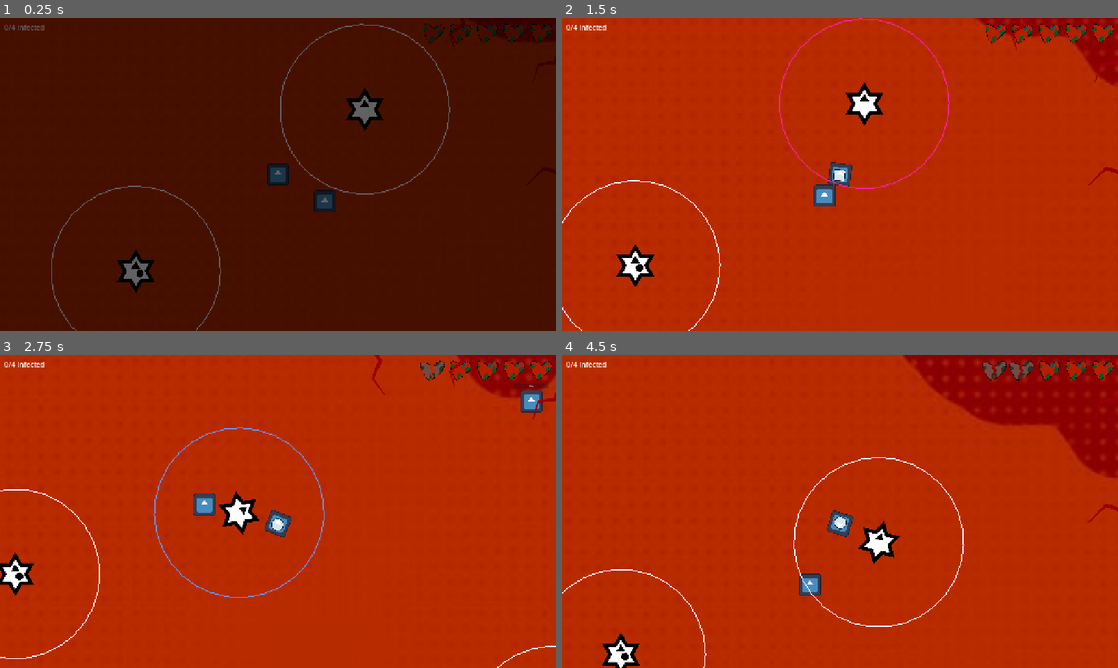
Above: before the commit, frames 1-4 (two rows, left to right).
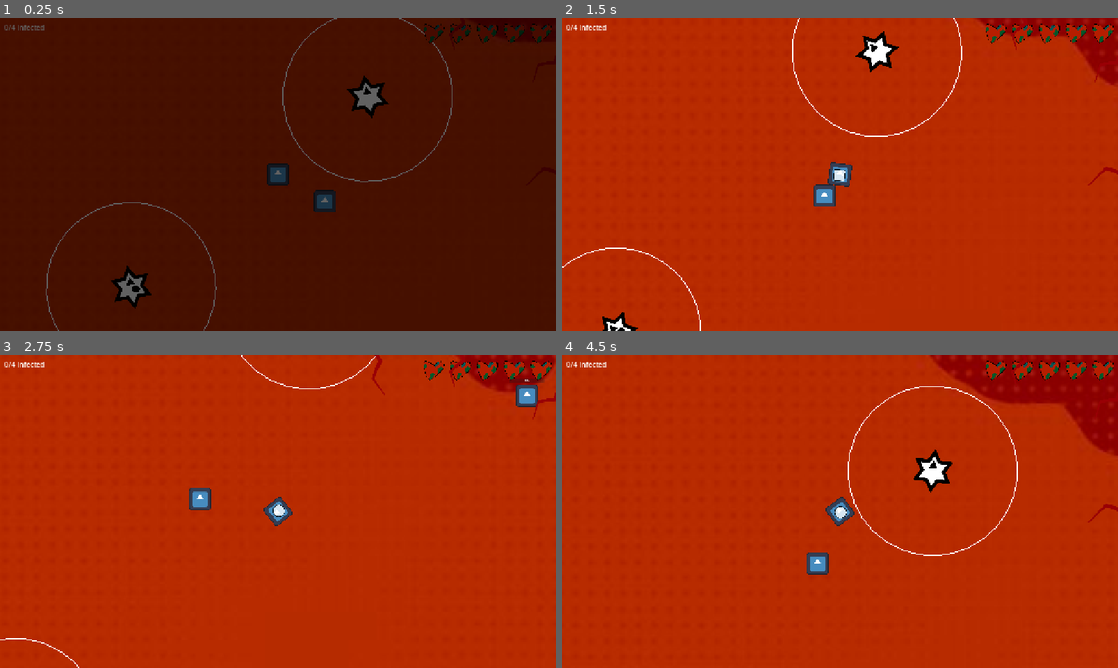
Above: after the commit, the same moments.

Repository: MarkusSecundus/GlobalJam_2026
Game: Godot game, scene res://maps/test_map.tscn
Same seed, same stepped clock (60 frames per second), same inputs: the game is played once before the commit and once after it. The engine's default icon, where the game draws it, is replaced by a stand-in: a white triangle on a blue panel in a dark square.
Inputs:
- Up to frame 1 (0.25 s): no input
- Up to frame 2 (1.5 s): hold D (Right) 0.53-1.28 s; tap 1 (Mask1) at 0.6 s; hold S (Down) from 1.28 s (still down); tap 2 (Mask2) at 1.35 s
- Up to frame 3 (2.75 s): release S (Down) at 2.03 s; hold D (Right) from 2.03 s (still down); tap 3 (Mask3) at 2.1 s
- Up to frame 4 (4.5 s): release D (Right) at 2.78 s; hold W (Up) 2.78-3.53 s; tap 1 (Mask1) at 2.85 s; hold A (Left) from 3.53 s (still down); tap 2 (Mask2) at 3.6 s; tap 3 (Mask3) at 4.35 s

The runs differ from the first frame. In frame 1, 2.3% of the frame differs, in the area x 8-82%, y 0-100%; in frame 2, 2.5%; in frame 3, 3.2%; in frame 4, 6.3%, in the area x 0-100%, y 0-100%.

Commit message:
enemy movement

Diff:
--- a/prefabs/enemy.gd
+++ b/prefabs/enemy.gd
@@ -1,12 +1,20 @@
 extends RigidBody2D
 
-var ATTACK_IMPULSE = 1000.0
+var ATTACK_IMPULSE_MAGNITUDE = 1000.0
 var ATTACK_DIR_VARIABILITY = 300.0
 var AGGRO_GAIN_SPEED_SLOW = 1.0/1.75
 var AGGRO_GAIN_SPEED_FAST = 1.0/0.67
 var AGGRO_LOSE_SPEED = 1.0 / 2.0
 var AGGRO_COOLDOWN_AFTER_ATTACK = 0.075
 var AGGRO_COOLDOWN_AFTER_HIT = 0.467
+
+const RANDOM_MOVE_PERIOD_MIN: float = 0.15
+const RANDOM_MOVE_PERIOD_MAX: float = 2.0
+var random_move_timeout: float = 0.0
+
+const RANDOM_MOVE_MAGNITUDE_MIN: float = 300.0
+const RANDOM_MOVE_MAGNITUDE_MAX: float = 500.0
+var random_move_impulse: Vector2 = Vector2.ZERO
 
 # if nonzero = moving towards the player
 var attack_dir: Vector2 = Vector2.ZERO
@@ -31,7 +39,7 @@
 func _physics_process(delta: float) -> void:
 	if attack_dir.length_squared() > 0:
 		apply_central_impulse(-self.linear_velocity) # kill any velocity we had
-		apply_central_impulse(ATTACK_IMPULSE * attack_dir)
+		apply_central_impulse(ATTACK_IMPULSE_MAGNITUDE * attack_dir)
 
 		if detected_player is RigidBody2D: # paranoid null check
 			# add player velocity for "smartness"
@@ -43,7 +51,12 @@
 		apply_torque_impulse(10000.0)
 
 		attack_dir = Vector2.ZERO
-	pass
+
+	if random_move_impulse.length_squared() > 0.0:
+		apply_impulse(random_move_impulse)
+		apply_torque_impulse(-3000.0)
+		random_move_impulse = Vector2.ZERO
+		pass
 
 func _draw() -> void:
 	var col = lerp(Color.WHITE, Color.DEEP_PINK, aggro_level)
@@ -53,6 +66,15 @@
 			$PlayerDetectArea/CollisionShape2D.shape.radius,
 			0, TAU, 32, col)
 	pass
+
+func maybe_do_random_movement(dt: float) -> void:
+	random_move_timeout -= dt
+
+	if random_move_timeout <= 0.0:
+		random_move_timeout += randf_range(RANDOM_MOVE_PERIOD_MIN, RANDOM_MOVE_PERIOD_MAX)
+
+		var dir: Vector2 = (self.linear_velocity.normalized() + 0.95 * Vector2.from_angle(randf_range(0.0, TAU))).normalized()
+		random_move_impulse = randf_range(RANDOM_MOVE_MAGNITUDE_MIN, RANDOM_MOVE_MAGNITUDE_MAX) * dir
 
 func get_aggro_gain_speed() -> float:
 	if GameState.player_mask == 0:
@@ -84,6 +106,11 @@
 		aggro_level = 0.0
 		aggro_cooldown = AGGRO_COOLDOWN_AFTER_ATTACK
 
+	if detected_player:
+		random_move_timeout = RANDOM_MOVE_PERIOD_MAX
+
+	maybe_do_random_movement(delta)
+
 
 func _on_player_detect_area_body_entered(body: Node2D) -> void:
 	# do I need to use Jakub's helper?
--- a/prefabs/enemy.tscn
+++ b/prefabs/enemy.tscn
@@ -26,7 +26,7 @@
 [node name="Enemy" type="RigidBody2D" unique_id=829923330]
 contact_monitor = true
 max_contacts_reported = 10
-linear_damp = 1.0
+linear_damp = 0.8
 script = ExtResource("1_yfjof")
 detectable_shapes = 7
 
